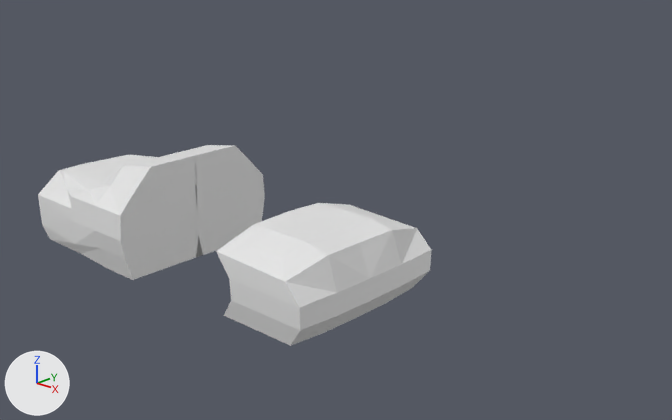
An edit to the Blender file car.02.blend, drawn before and after from the same camera.
Before and after are seen from a 50 mm camera at (14.2, -12.44, 7.23) aimed at (0.33, 2.42, 0.22). Every picture has the same lights, and +X, +Y and +Z are marked at lower left. The picture after the commit comes second.

The first picture shows '立方体', '立方体.001'.
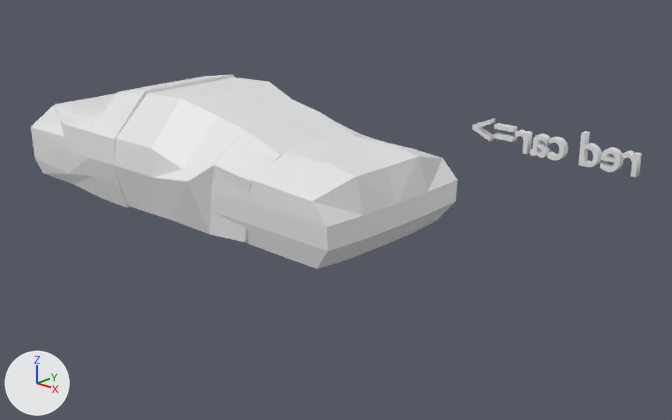
Where the change shows, as pixel boxes [x1, y1, x2, y2] in the pictures (672 x 420 px; the box of a moved part takes in the faces that stretch with it):
'立方体', reshaped, moved, rescaled
    before: [216, 203, 431, 346]
    after: [211, 135, 457, 269]
'立方体.001', moved
    before: [38, 145, 265, 280]
    after: [31, 74, 236, 208]
'立方体.002', added
    after: [101, 77, 371, 242]
'文本', added
    after: [472, 118, 642, 177]
part 1 of me_立方体, moved or reshaped
    before: [216, 251, 300, 346]
    after: [211, 177, 328, 269]

Patch to the scene script:
```diff
--- a/car.02.blend.py
+++ b/car.02.blend.py
@@ me_立方体 @@
 # used by ob_立方体; location = (0.17, 0.81, -0.26)
-me_立方体.from_pydata(...)  # 30 vertices, 24 faces; spans x 0.22..2.62, y -2.03..0.03, z -1.03..0.87
-me_立方体.vertices[8].co = (0.62, -2.03, 0.04)  # pixel (229, 279)
-me_立方体.vertices[21].co = (0.62, -2.01, -0.44)  # pixel (231, 300)
+me_立方体.from_pydata(...)  # 30 vertices, 24 faces; spans x -1.38..2.62, y -2.03..0.03, z -1.03..0.87
+# me_立方体 part 1
+me_立方体.vertices[8].co = (-1.38, -2.03, 0.04)
+me_立方体.vertices[21].co = (-1.38, -2.01, -0.44)
@@ me_立方体_002 @@
+me_立方体_002.from_pydata(...)  # 40 vertices, 34 faces; spans x -3.89..1.35, y -2.25..0.04, z -1.24..1.26
@@ txt_文本_001 @@
+txt_文本_001 = bpy.data.curves.new('文本.001', 'FONT')
+txt_文本_001.body = 'red car=>'
+txt_文本_001.offset = 0.01
+txt_文本_001.extrude = 0.08
@@ ob_立方体 @@
 ob_立方体 = bpy.data.objects.new('立方体', me_立方体)
-ob_立方体.location = (0.17, 0.81, -0.26)
+ob_立方体.location = (0.92, 0.81, 1.49)
+ob_立方体.scale = (0.965, 0.965, 0.965)
 _m = ob_立方体.modifiers.new('镜像', 'MIRROR')
@@ ob_立方体_001 @@
 ob_立方体_001 = bpy.data.objects.new('立方体.001', me_立方体_001)
-ob_立方体_001.location = (-3.71, 0.79, -0.24)
+ob_立方体_001.location = (-3.71, 0.79, 1.52)
 _m = ob_立方体_001.modifiers.new('镜像', 'MIRROR')
@@ ob_文本 @@
+ob_文本 = bpy.data.objects.new('文本', txt_文本_001)
+ob_文本.location = (6.43, 4.84, 1.76)
+ob_文本.rotation_euler = (1.571, 0.0, 3.142)  # degrees (90, 0, 180)
@@ ob_立方体_002 @@
+ob_立方体_002 = bpy.data.objects.new('立方体.002', me_立方体_002)
+ob_立方体_002.location = (0.11, 0.81, 1.76)
+_m = ob_立方体_002.modifiers.new('镜像', 'MIRROR')
+_m.use_axis = (False, True, False)
```
